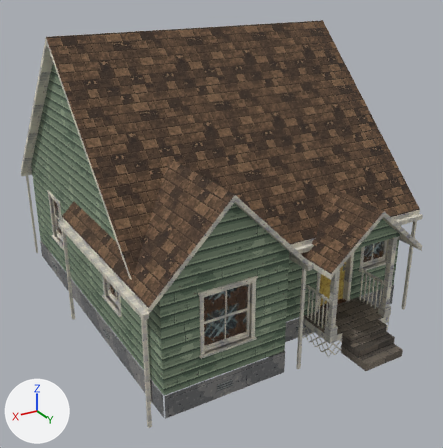
Before and after pictures for a commit that changed the glTF model THE_VEIL_ASSETS_V2/03_Residential/House_Variants/RES_House_Cottage.glb.
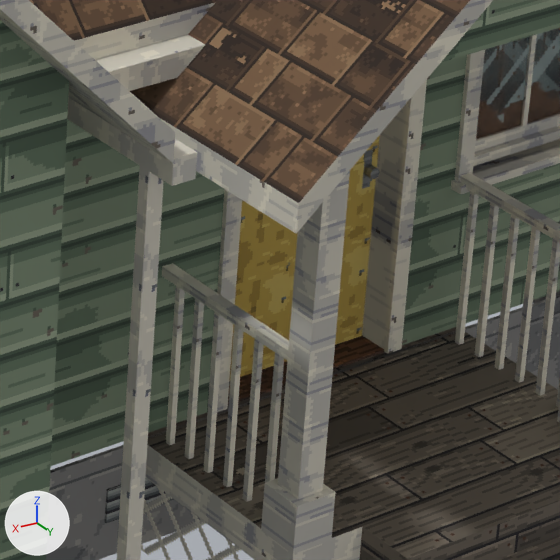
Each version appears first whole from a 50 mm camera at (8.21, 7.34, 9.05) aimed at (0.14, -6.12, 2.32), and next in a close-up on the part from 62% to 85% of the width and 53% to 76% of the height. Arrows for +X, +Y and +Z are at lower left; the lights stay in place. The first two pictures are the older version. Objects named as collision shapes, trigger or cutter boxes, shadow casters or lower levels of detail are left out. Where no turn or scale is listed for an object, it has been applied to the vertices. Vertices at exactly the same position are counted once.

In view in the first close-up: 'INT_Door_Front', 'RES_House_Cottage_Exterior', 'RES_House_Cottage_Interior'.
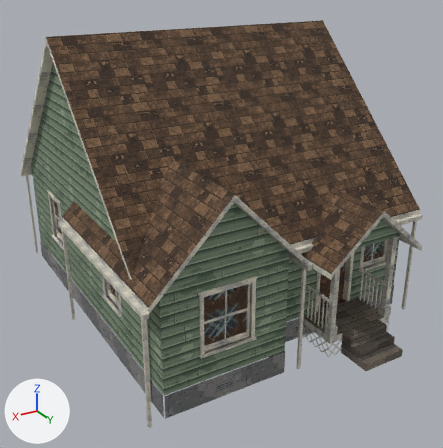
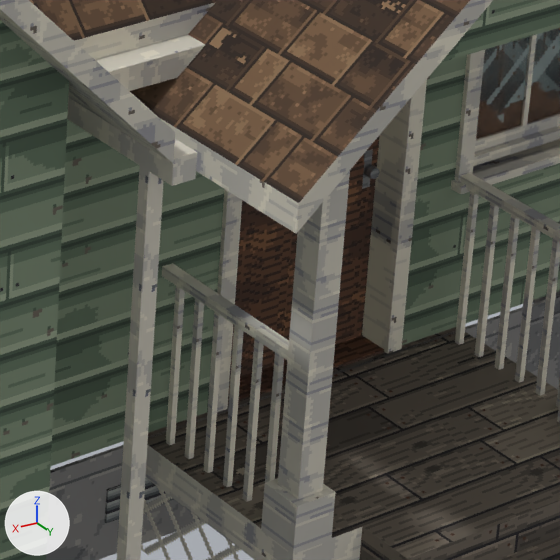
Boxes (x1, y1, x2, y2) around the edits, measured in the close-ups (560 x 560 px):
part 1 of me_int_door_front, recoloured (darker)
    both: (229, 135, 380, 381)

Edits to the bpy script that builds the scene:
```text
Change me_int_door_front:
    where me_int_door_front.from_pydata(...)  # 96 vertices, 140 faces; spans x -0.98..0.0, y -0.08..0.08, z 0.01..2.12
    used by ob_int_door_front; location = (-1.11, -3.47, 0.61)
    me_int_door_front part 1: all 72 faces that had it switch from mat_m_town_paintyellow to mat_m_furn_wooddark (picture img_t_furn_wooddark_png)
```
